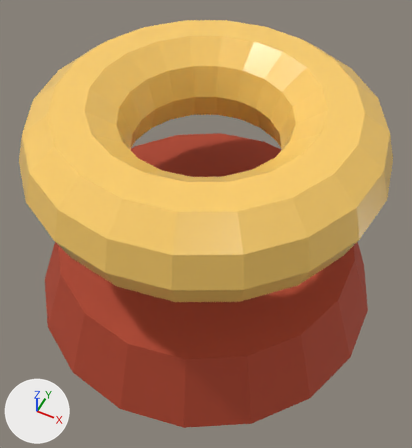
The glTF model assets/cosmetics/lantern-hat.glb: old version first, new version second.
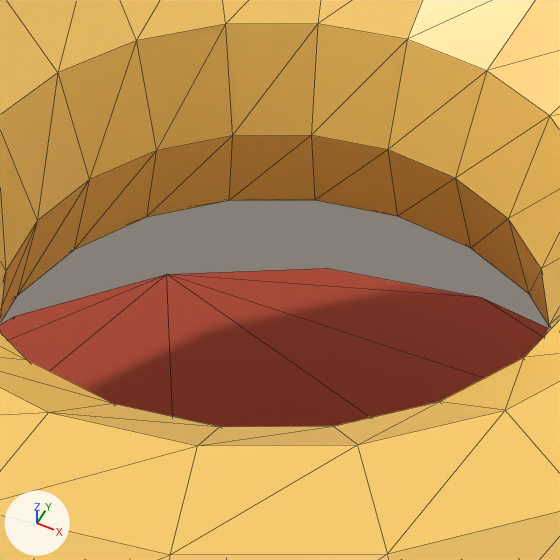
There are two pictures of each version: one whole from a camera (50 mm lens) standing at (0.184, -0.368, 1.181) and looking at (0.009, -0.017, 0.743), one close up on the part from 32% to 69% of the width and 13% to 48% of the height. Arrows for +X, +Y and +Z are at lower left; the lights stay in place. The last two pictures show the newer version. The close-ups show mesh edges as thin lines.

Names of what the first close-up shows: 'lantern-crown', 'lantern-ring'.
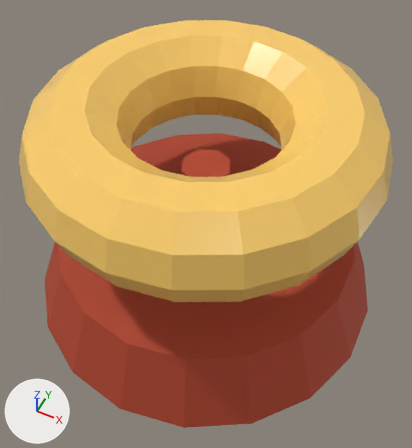
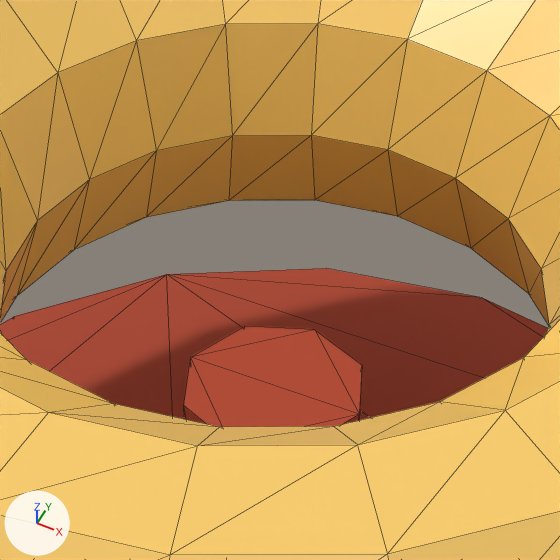
The newer file is also turned or shifted as a whole; pictures and numbers use the older file's frame.

Where the change shows, as pixel boxes [x1, y1, x2, y2] in the close-ups (560 x 560 px):
'lantern-support', added (red)
    after: [184, 326, 362, 427]

Patch to the scene script:
```diff
--- a/assets/cosmetics/lantern-hat.glb.py
+++ b/assets/cosmetics/lantern-hat.glb.py
@@ me_cone_001 @@
+me_cone_001.from_pydata(...)  # an 8-sided cylinder along z spanning x -0.025..0.025, y -0.025..0.025, z -0.05..0.05
+me_cone_001.materials.append(mat_lantern_frame)  # red #b3452b
@@ ob_lantern_support @@
+ob_lantern_support = bpy.data.objects.new('lantern-support', me_cone_001)
+ob_lantern_support.location = (0.0, 0.0, 0.756)
```
